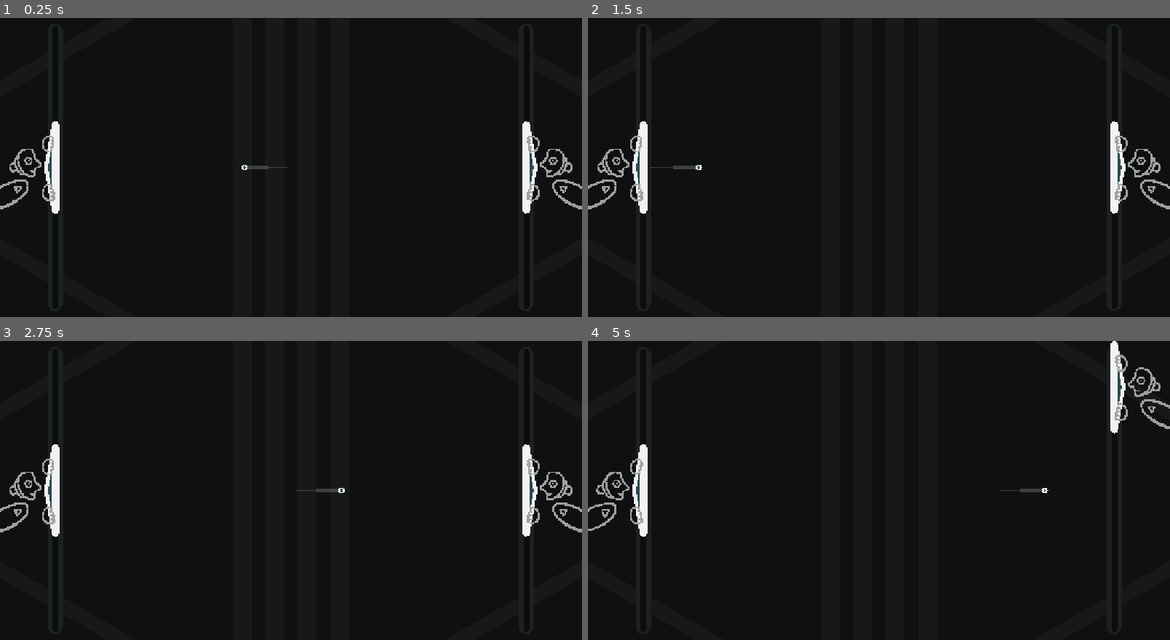
Above: before the commit, frames 1-4 (two rows, left to right).
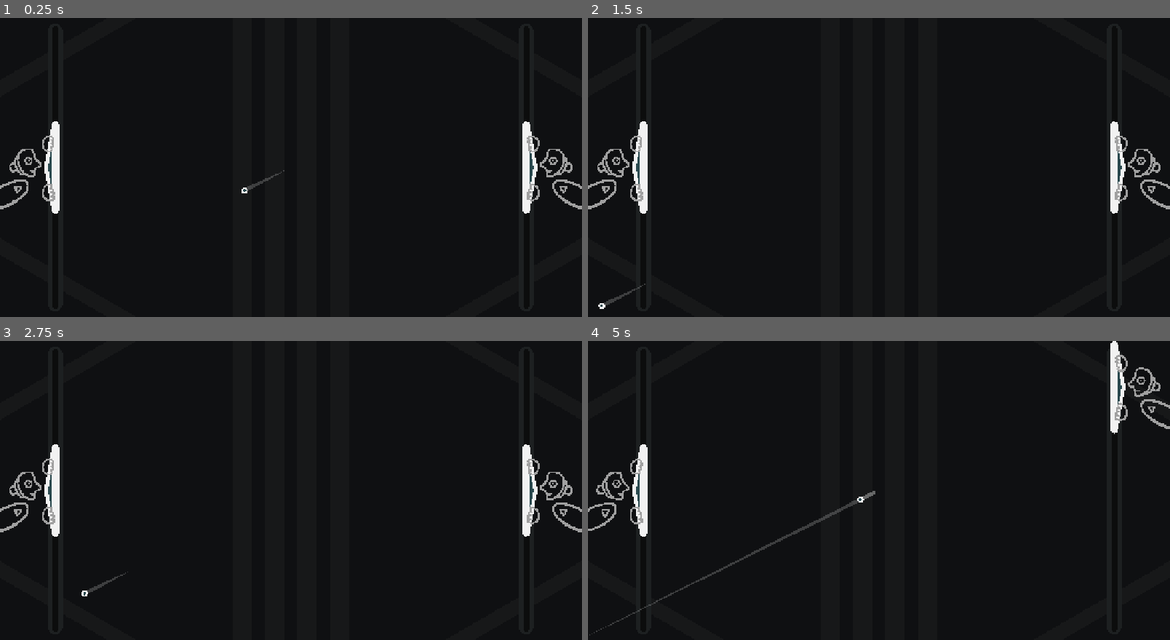
Above: after the commit, the same moments.

Repository: pixerhp/Pixers-Pong
Game: Godot game, scene res://scenes/topscenes/gameplay_topscene.tscn
Same seed, same stepped clock (60 frames per second), same inputs: the game is played once before the commit and once after it.
Inputs (mouse positions are in pixels of both pictures, inside the frame that each line leads up to):
- Up to frame 1 (0.25 s): no input
- Up to frame 2 (1.5 s): move the mouse to (1007, 152) at 0.52 s; hold Right (plr2_bump_right) 0.53-1.28 s; click (1007, 152) at 0.67 s; move the mouse to (762, 182) at 1.27 s; hold A (plr1_bump_left) from 1.28 s (still down)
- Up to frame 3 (2.75 s): move the mouse to (349, 424) at 2.02 s; release A (plr1_bump_left) at 2.03 s; hold Right (plr2_bump_right) from 2.03 s (still down)
- Up to frame 4 (5 s): move the mouse to (849, 550) at 2.77 s; release Right (plr2_bump_right) at 2.78 s; hold Up (plr2_up) 2.78-3.53 s; click (849, 550) at 2.92 s; move the mouse to (1053, 535) at 3.52 s; hold A (plr1_bump_left) from 3.53 s (still down); move the mouse to (704, 445) at 4.27 s

The runs differ from the first frame. In frame 1, 0.1% of the frame differs, in the area x 41-50%, y 49-59%; in frame 2, 0.2%; in frame 3, 0.2%; in frame 4, 0.5%, in the area x 0-80%, y 49-99%.

Commit message:
Implement floor/ceiling ball collision

Diff:
--- a/scenes/topscenes/gameplay_topscene.tscn
+++ b/scenes/topscenes/gameplay_topscene.tscn
@@ -21,6 +21,9 @@
 [sub_resource type="CapsuleMesh" id="CapsuleMesh_u55sw"]
 radius = 6.0
 height = 588.0
+
+[sub_resource type="RectangleShape2D" id="RectangleShape2D_u55sw"]
+size = Vector2(1260, 20000)
 
 [sub_resource type="Curve" id="Curve_pyq0w"]
 _data = [Vector2(0, 0), 0.0, 1.4, 0, 0, Vector2(1, 1), 0.0, 0.0, 0, 0]
@@ -133,6 +136,22 @@
 self_modulate = Color(0.047058824, 0.050980393, 0.050980393, 1)
 mesh = SubResource("CapsuleMesh_u55sw")
 
+[node name="CeilingCollider" type="Area2D" parent="." unique_id=1188319716]
+unique_name_in_owner = true
+
+[node name="CeilingCollisionShape" type="CollisionShape2D" parent="CeilingCollider" unique_id=1305783784]
+unique_name_in_owner = true
+position = Vector2(630, -10000)
+shape = SubResource("RectangleShape2D_u55sw")
+
+[node name="FloorCollider" type="Area2D" parent="." unique_id=375607716]
+unique_name_in_owner = true
+
+[node name="FloorCollisionShape" type="CollisionShape2D" parent="FloorCollider" unique_id=1405641867]
+unique_name_in_owner = true
+position = Vector2(630, 10648)
+shape = SubResource("RectangleShape2D_u55sw")
+
 [node name="LeftPaddle" parent="." unique_id=340420252 instance=ExtResource("3_ks65t")]
 unique_name_in_owner = true
 position = Vector2(120, 324)
@@ -151,7 +170,7 @@
 [node name="Ball" type="Node2D" parent="." unique_id=2146992066]
 unique_name_in_owner = true
 position = Vector2(630, 324)
-metadata/velocity = Vector2(-400, 0)
+metadata/velocity = Vector2(-400, 200)
 
 [node name="BallMeshInner" type="MeshInstance2D" parent="Ball" unique_id=1691678160]
 self_modulate = Color(0.16470589, 0.28627452, 0.30588236, 1)
--- a/scripts/gameplay_script.gd
+++ b/scripts/gameplay_script.gd
@@ -21,6 +21,10 @@
 	%RightRailOuter.position = Vector2(Globals.GAME_SIZE.x - 120, Globals.GAME_SIZE.y / 2.0)
 	%LeftRailOuter.mesh.height = Globals.GAME_SIZE.y - 25
 	%LeftRailInner.mesh.height = Globals.GAME_SIZE.y - 35
+
+	%CeilingCollisionShape.shape.size.x =  Globals.GAME_SIZE.x
+	%CeilingCollisionShape.position = Vector2(Globals.GAME_SIZE.x / 2.0, -10000)
+	%FloorCollisionShape.position = Vector2(Globals.GAME_SIZE.x / 2.0, Globals.GAME_SIZE.y + 10000)
 
 	%LeftPaddle.position = Vector2(120, Globals.GAME_SIZE.y / 2.0)
 	%RightPaddle.position = Vector2(Globals.GAME_SIZE.x - 120, Globals.GAME_SIZE.y / 2.0)
@@ -147,10 +151,7 @@
 		return
 	var move_fraction_remaining: float = 1.0
 	var safe_fraction: float = 0.0
-	var unsafe_fraction: float = 0.0
-
-	var left_paddle_collider: Area2D = %LeftPaddle/AreaCollider
-	var right_paddle_collider: Area2D = %RightPaddle/AreaCollider
+	#var unsafe_fraction: float = 0.0
 
 	for loop: int in range(BALL_MAX_BOUNCE_LOOPS):
 		ball_curr_position = ball_new_position
@@ -162,9 +163,9 @@
 		%BallShapeCast.force_shapecast_update()
 		# Get how far the ball can go before colliding:
 		safe_fraction = %BallShapeCast.get_closest_collision_safe_fraction()
-		unsafe_fraction = %BallShapeCast.get_closest_collision_unsafe_fraction()
+		#unsafe_fraction = %BallShapeCast.get_closest_collision_unsafe_fraction()
 		# Move the ball to just before its first collision, and make its new position be just after:
-		ball_new_position = ball_curr_position + (unsafe_fraction * move_fraction_remaining * ball_velocity * delta)
+		#ball_new_position = ball_curr_position + (unsafe_fraction * move_fraction_remaining * ball_velocity * delta)
 		ball_curr_position = ball_curr_position + (move_fraction_remaining * safe_fraction * ball_velocity * delta)
 		# Subtract from the movement fraction remaining, and add to the ball trail:
 		move_fraction_remaining -= move_fraction_remaining * safe_fraction
@@ -173,17 +174,23 @@
 
 		# If the ball couldn't go all the way it wanted to:
 		if not (ball_new_position == ball_curr_position):
-			# Shapecast the small distance between where it is and a step further into collision:
-			%BallShapeCast.position = ball_curr_position
-			%BallShapeCast.target_position = ball_new_position - ball_curr_position
-			%BallShapeCast.force_shapecast_update()
+			## Shapecast the small distance between where it is and a step further into collision:
+			#%BallShapeCast.position = ball_curr_position
+			#%BallShapeCast.target_position = ball_new_position - ball_curr_position
+			#%BallShapeCast.force_shapecast_update()
+
 			# Change the ball's velocity based on its collisions:
+			var collider: Object
 			for coll_index: int in range(%BallShapeCast.get_collision_count()):
-				match %BallShapeCast.get_collider(coll_index):
-					left_paddle_collider:
-						ball_velocity.x = abs(ball_velocity.x)
-					right_paddle_collider:
-						ball_velocity.x = -1.0 * abs(ball_velocity.x)
+				collider = %BallShapeCast.get_collider(coll_index)
+				if collider == %LeftPaddle/AreaCollider:
+					ball_velocity.x = abs(ball_velocity.x)
+				elif collider == %RightPaddle/AreaCollider:
+					ball_velocity.x = -1.0 * abs(ball_velocity.x)
+				elif collider == %CeilingCollider:
+					ball_velocity.y = abs(ball_velocity.y)
+				elif collider == %FloorCollider:
+					ball_velocity.y = -1.0 * abs(ball_velocity.y)
 
 		if (move_fraction_remaining <= 0.0):
 			break
